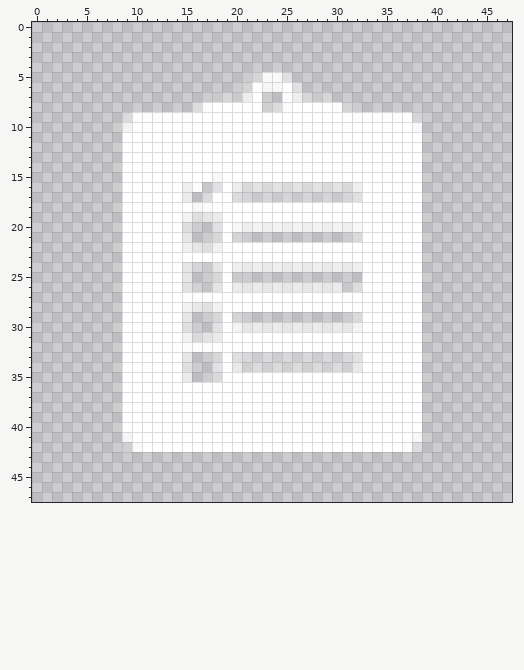
File history of a pixel-art sprite, app/src/main/res/drawable-xhdpi/ic_stat_notification.png. The picture above is the old version.
The file is 48x48 pixels. Pixels under 10% opacity are left out. Colours within 5 levels of each other are drawn and written as one.
The result:
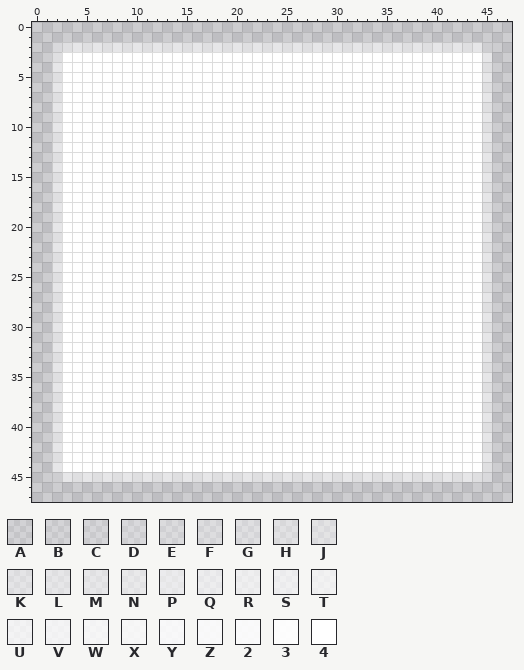
Palette (. is transparent): A #ffffff1b  B #ffffff26  C #ffffff2f  D #ffffff3f  E #ffffff47  F #ffffff52  G #ffffff5a  H #ffffff65  J #ffffff6f  K #ffffff75  L #ffffff80  M #ffffff87  N #ffffff8f  P #ffffff9b  Q #ffffffa1  R #ffffffac  S #ffffffb2  T #ffffffbb  U #ffffffc2  V #ffffffc8  W #ffffffd0  X #ffffffd6  Y #ffffffdc  Z #ffffffe2  2 #ffffffe8  3 #fffffff3  4 #ffffff
Changes in this commit:
Changed rows in their new state; - is an unchanged pixel.
first column x 2:
 2 DLLLLLLLLLLLLLLLLLLLLLLLLLLLLLLLLLLLLLLLLLLD
 3 L444444444444444444444444444444444444444444L
 4 L444444444444444444444444444444444444444444L
 5 L444444444444444444444444444444444444444444L
 6 L4444444444444444444-44-4444444444444444444L
 7 L4444444444444444444-4444444444444444444444L
 8 L444444444444444-----444----444444444444444L
 9 L4444444444444----------------4444444444444L
10 L4444444----------------------------4444444L
11 L444444------------------------------444444L
12 L444444------------------------------444444L
13 L444444------------------------------444444L
14 L444444------------------------------444444L
15 L444444---------4--------------------444444L
16 L444444------4444-4444444444444------444444L
17 L444444------444--4444444444444------444444L
18 L444444-------44---------------------444444L
19 L444444------4444--------------------444444L
20 L444444------4444-4444444444444------444444L
21 L444444------4444-4444444444444------444444L
22 L444444------4444--------------------444444L
23 L444444------------------------------444444L
24 L444444------4444-4444444444444------444444L
25 L444444------4444-4444444444444------444444L
26 L444444------4444-4444444444444------444444L
27 L444444-------44---------------------444444L
28 L444444------4444--------------------444444L
29 L444444------4444-4444444444444------444444L
30 L444444------4444-4444444444444------444444L
31 L444444------4444--------------------444444L
32 L444444------4444--------------------444444L
33 L444444------4444-4444444444444------444444L
34 L444444------4444-4444444444444------444444L
35 L444444------4444--------------------444444L
36 L444444------------------------------444444L
37 L444444------------------------------444444L
38 L444444------------------------------444444L
39 L444444------------------------------444444L
40 L444444------------------------------444444L
41 L4444444----------------------------4444444L
42 L44444444--------------------------44444444L
43 L444444444444444444444444444444444444444444L
44 L444444444444444444444444444444444444444444L
45 DLLLLLLLLLLLLLLLLLLLLLLLLLLLLLLLLLLLLLLLLLLD
Where, in picture pixels (left, top, right, bottom), the same in both pictures:
changed: (52, 42, 492, 482)
